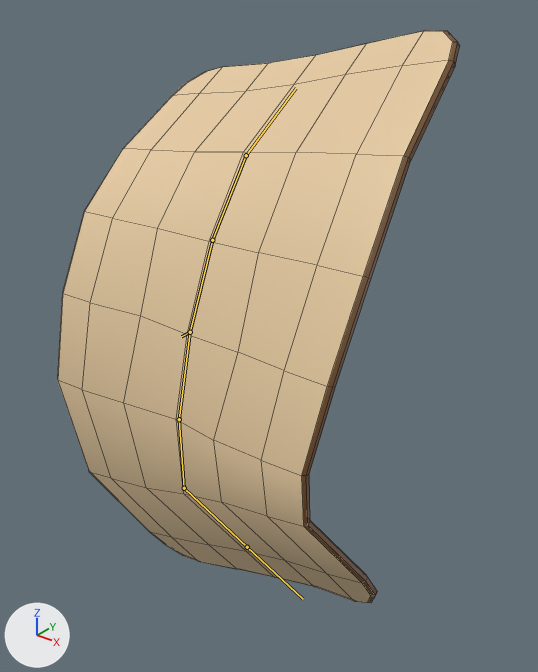
Renders of the FBX model Assets/Game/Art/VFX/Card/Teste/FinalCard.fbx from each side of a commit.
Camera for both pictures: a camera (50 mm lens) standing at (0.399, -0.401, 0.268) and looking at (0.007, 0.089, -0.035). The lights are fixed; the arrows at lower left show +X, +Y and +Z. The older version comes first. Both versions are drawn at frame 12 of the action 'Armature|Steal'; the numbers are the values there. The bones that change, and the others that lie on the model, are drawn over the model as lines. Mesh edges are drawn as thin lines.

The first picture shows 'Card'.
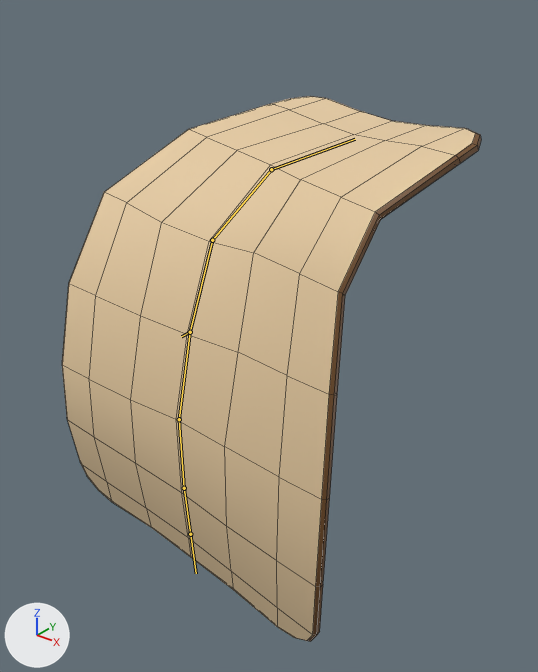
Boxes (x1, y1, x2, y2) around the edits, measured in the pictures (538 x 672 px):
```json
{"object": "Card", "change": "posed", "before": [57, 30, 460, 603], "after": [62, 96, 481, 642]}
{"bone": "Bone.002", "before": "(212, 240) to (246, 155)", "after": "(212, 240) to (271, 169)"}
{"bone": "Bone.003", "before": "(246, 155) to (296, 88)", "after": "(271, 169) to (355, 139)"}
{"bone": "Bone.006", "before": "(184, 488) to (247, 547)", "after": "(184, 488) to (190, 534)"}
```

Scene script edits in JSON lines:
```json
{"block": "bone_bone_002", "where": "bone_bone_002 = bpy.data.objects['Armature'].pose.bones['Bone.002']  # child of 'Bone.001'"}
{"op": "set", "path": "bone_bone_002.rotation_quaternion", "old": "(0.994, -0.108, 0.0, 0.0)", "new": "(0.972, -0.182, -0.045, -0.14)", "note": "degrees (-12, 0, 0) -> degrees (-20, -8, -15)"}
{"block": "bone_bone_003", "where": "bone_bone_003 = bpy.data.objects['Armature'].pose.bones['Bone.003']  # child of 'Bone.002'"}
{"op": "set", "path": "bone_bone_003.rotation_quaternion", "old": "(0.972, -0.21, -0.089, 0.064)", "new": "(0.949, -0.246, -0.184, -0.077)", "note": "degrees (-25, -8, 9) -> degrees (-28, -23, -3)"}
{"op": "set", "path": "bone_bone_003.scale", "old": "(1.0, 1.16, 1.0)", "new": "(1.0, 1.0, 1.0)"}
{"block": "bone_bone_006", "where": "bone_bone_006 = bpy.data.objects['Armature'].pose.bones['Bone.006']  # child of 'Bone.005'"}
{"op": "set", "path": "bone_bone_006.rotation_quaternion", "old": "(0.952, 0.225, -0.016, -0.205)", "new": "(0.988, 0.117, -0.003, 0.098)", "note": "degrees (26, 4, -23) -> degrees (13, -2, 11)"}
{"op": "set", "path": "bone_bone_006.scale", "old": "(1.0, 1.24, 1.0)", "new": "(1.0, 1.0, 1.0)"}
```
